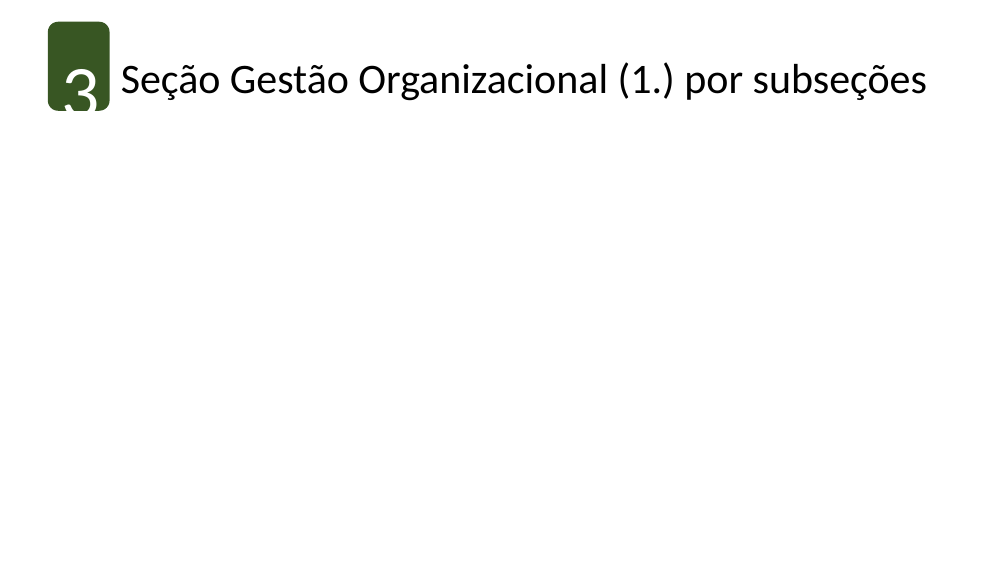
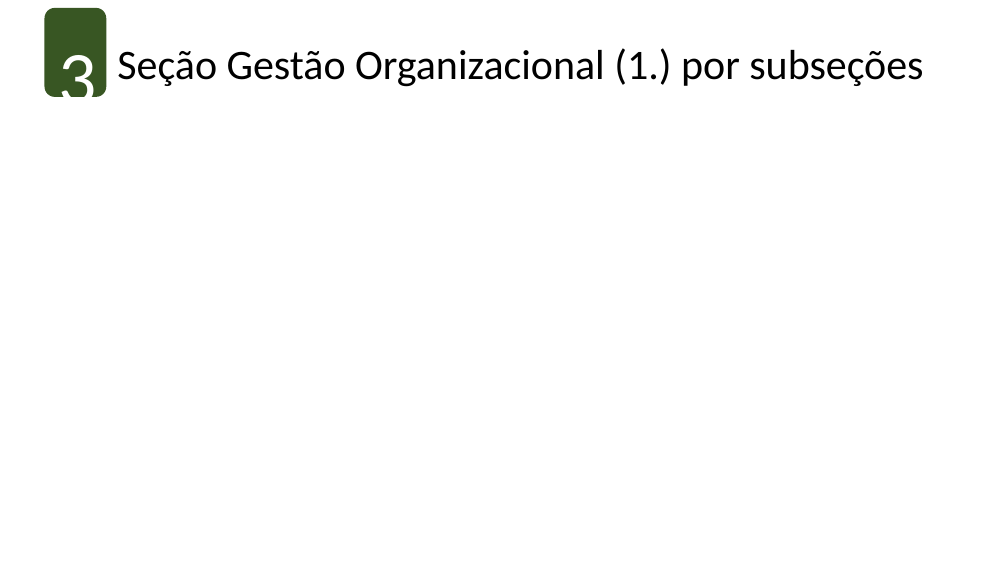
Before and after one commit to gustapfp/dodo, a slide deck: slide 4 of report/helpers/template-ona-report.pptx (slide 3 before the commit). Drawn at 1008x567 pixels with LibreOffice and Linux fonts; fonts in the diff are those of the drawing; background and template pictures are left out. Boxes give left, top, right and bottom in pixels: in the first picture for what was removed or moved away, otherwise in the second. Text is boxed around its words. In the diff, an @@ line names an element or a change of style, - is before the commit and + after.

```diff
--- a/report/helpers/template-ona-report.pptx
+++ b/report/helpers/template-ona-report.pptx
@@ 2 texts, 1 rounded rectangle moved together from (x1=48, y1=22, x2=927, y2=136) to (x1=45, y1=8, x2=923, y2=122) @@
```
Also in this commit, not shown: 7 other slides changed, 5 slides added, 5 other files.
